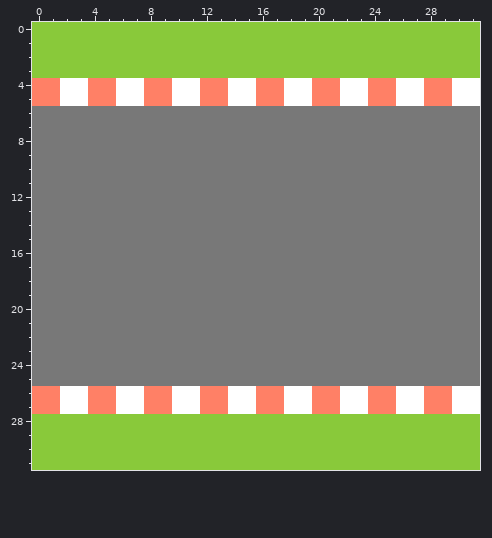
Two states of a pixel-art sprite, res/imgs/tiles/road_20.png. Above: the version before the commit.
The file is 128x128 pixels, drawn in blocks of 4x4; one block is one cell here.
Once edited:
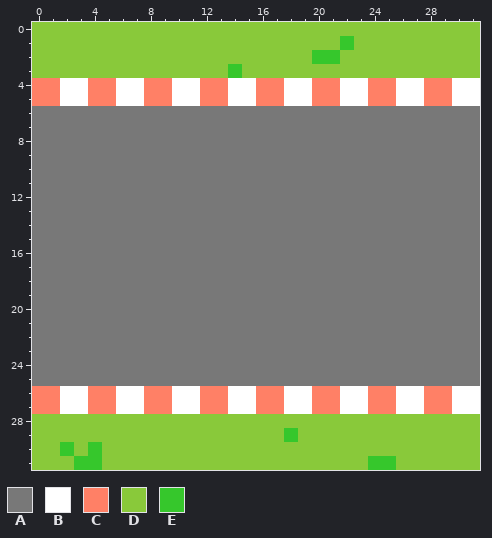
Palette (. is transparent): A #787878  B #ffffff  C #ff8066  D #89c93a  E #36c72c
Diff:
@@ x 12..24 @@
  0 DDDDDDDDDDDDD
- 1 DDDDDDDDDDDDD
- 2 DDDDDDDDDDDDD
- 3 DDDDDDDDDDDDD
+ 1 DDDDDDDDDDEDD
+ 2 DDDDDDDDEEDDD
+ 3 DDEDDDDDDDDDD
  4 CCBBCCBBCCBBC
@@ x 0..31 @@
 28 DDDDDDDDDDDDDDDDDDDDDDDDDDDDDDDD
-29 DDDDDDDDDDDDDDDDDDDDDDDDDDDDDDDD
-30 DDDDDDDDDDDDDDDDDDDDDDDDDDDDDDDD
-31 DDDDDDDDDDDDDDDDDDDDDDDDDDDDDDDD
+29 DDDDDDDDDDDDDDDDDDEDDDDDDDDDDDDD
+30 DDEDEDDDDDDDDDDDDDDDDDDDDDDDDDDD
+31 DDDEEDDDDDDDDDDDDDDDDDDDEEDDDDDD
Pixel boxes of the changes (left, top, right, bottom) in both pictures:
changed: (312, 36, 354, 64)
changed: (228, 64, 242, 78)
changed: (284, 428, 298, 442)
changed: (60, 442, 102, 470)
changed: (368, 456, 396, 470)
